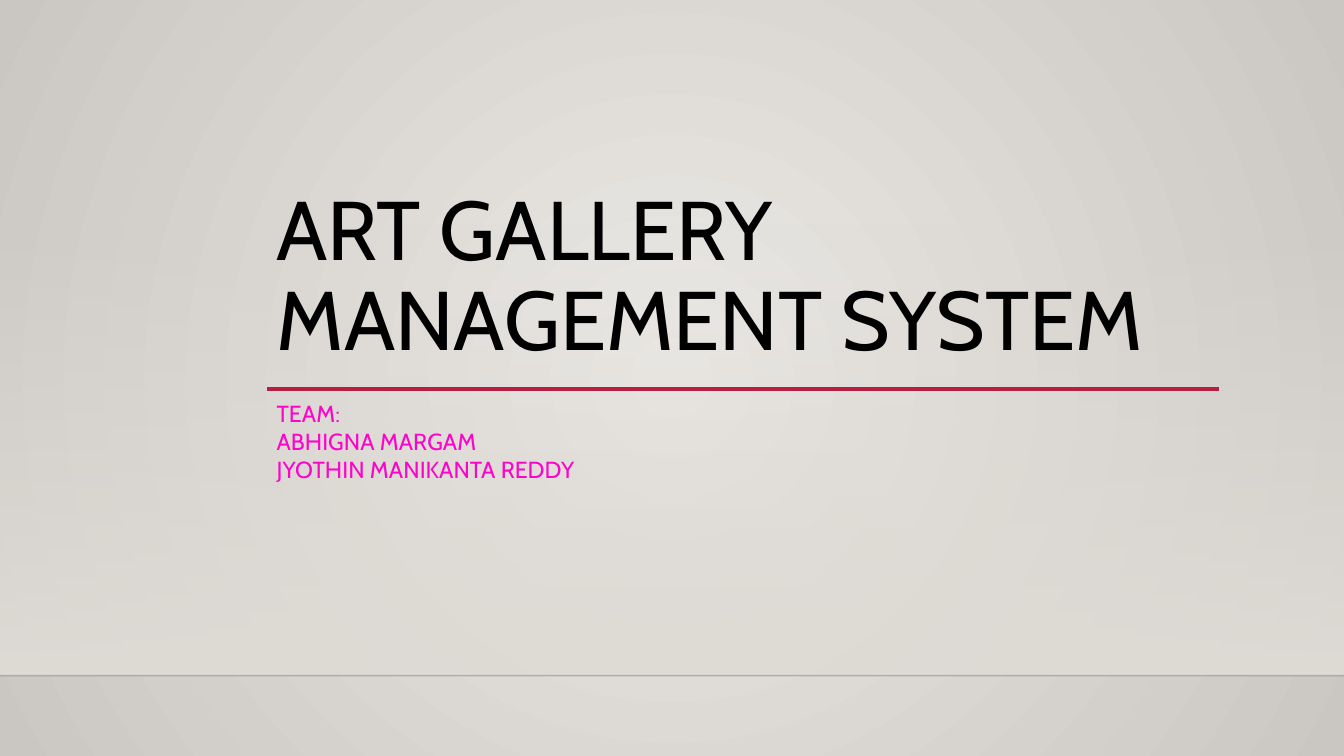
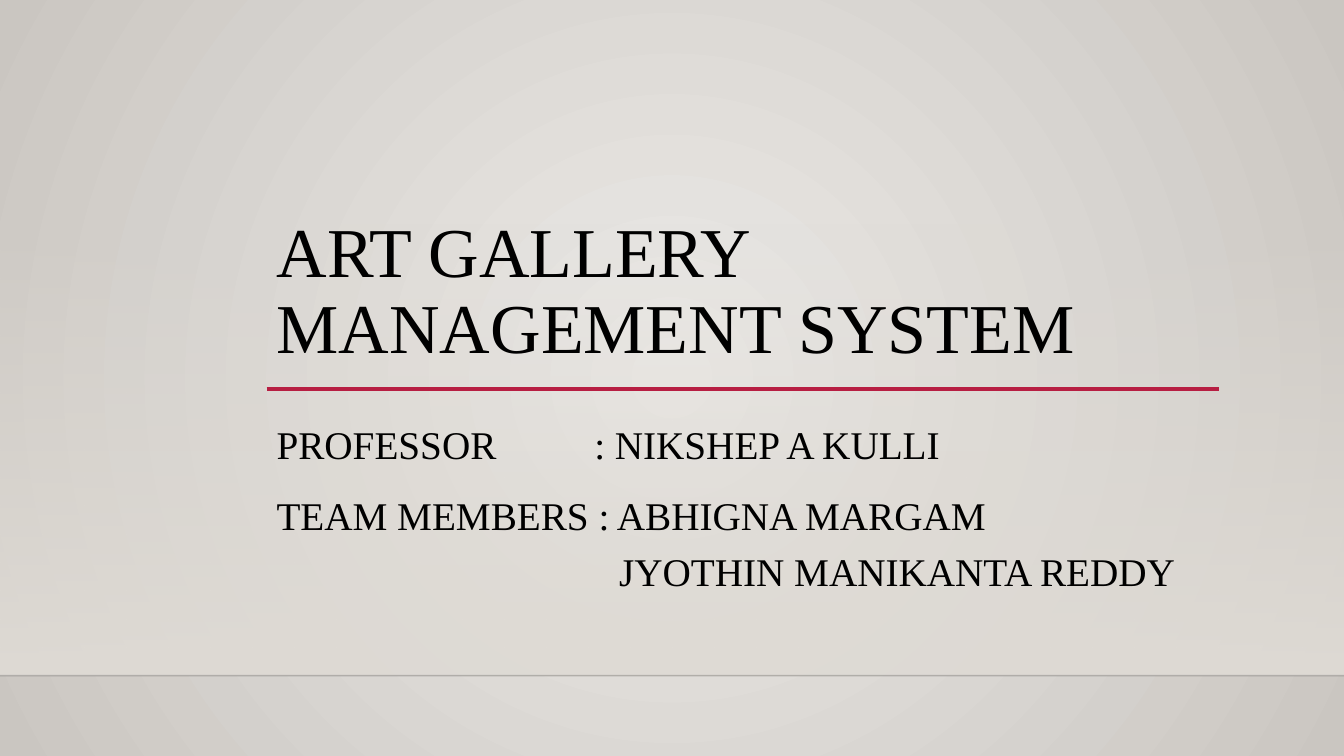
Before and after one commit to Abhigna1975/ART-GALLERY-MANAGEMENT-SYSTEM-PROJECT, a slide deck: slide 1 of Art Gallery Management System ppt.pptx. Drawn at 1344x756 pixels with LibreOffice and Linux fonts; fonts in the diff are those of the drawing; background and template pictures are left out. Boxes give left, top, right and bottom in pixels: in the first picture for what was removed or moved away, otherwise in the second. Text is boxed around its words. In the diff, an @@ line names an element or a change of style, - is before the commit and + after.

```diff
--- a/Art Gallery Management System ppt.pptx
+++ b/Art Gallery Management System ppt.pptx
@@ title "ART GALLERY MANAGEMENT SYSTEM" at (277,230,1074,354): size 59.4 to 50 pt, font Cabin to Times New Roman @@
@@ subtitle at (277,433,1175,587): text changed; size 16.6 to 28 pt; font Cabin to Times New Roman; text colour #FC05CB to #000000 @@
-TEAM:
-ABHIGNA MARGAM
-JYOTHIN MANIKANTA REDDY
+PROFESSOR : NIKSHEP A KULLI
+TEAM MEMBERS : ABHIGNA MARGAM
+JYOTHIN MANIKANTA REDDY
```
Also in this commit, not shown: 6 other slides changed, 19 slides removed, 31 other files.
